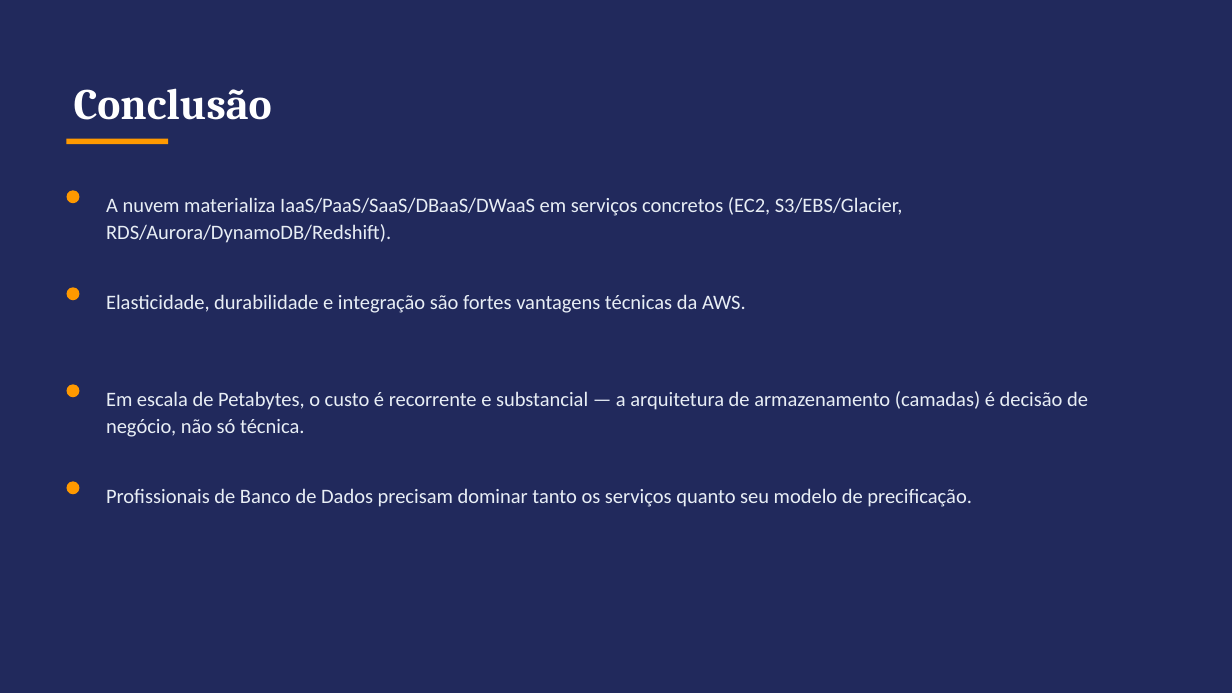
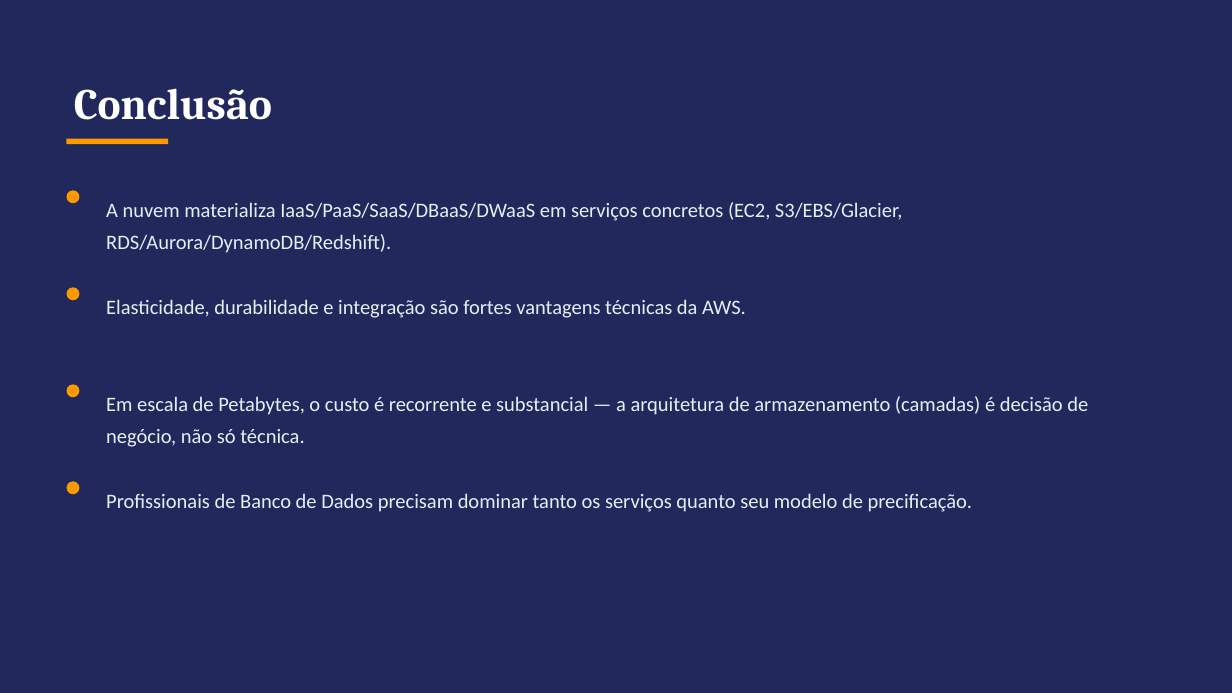
Before and after one commit to guilherme-hu/Trabalho-CBD, a slide deck: slide 16 of Cloud Computing & Cloud Storages/Cloud_Computing_AWS_Slides.pptx (slide 14 before the commit). Drawn at 1232x693 pixels with LibreOffice and Linux fonts; fonts in the diff are those of the drawing. Boxes give left, top, right and bottom in pixels: in the first picture for what was removed or moved away, otherwise in the second. Text is boxed around its words. In the diff, an @@ line names an element or a change of style, - is before the commit and + after.

```diff
--- a/Cloud Computing & Cloud Storages/Cloud_Computing_AWS_Slides.pptx
+++ b/Cloud Computing & Cloud Storages/Cloud_Computing_AWS_Slides.pptx
@@ line spacing 21pt to 1.31 in 4 elements at (106, 202, 903, 253), (106, 299, 746, 318), (106, 396, 1088, 447), (106, 493, 973, 512) @@
```
Also in this commit, not shown: 7 other slides changed, 4 slides added, 2 slides removed.
